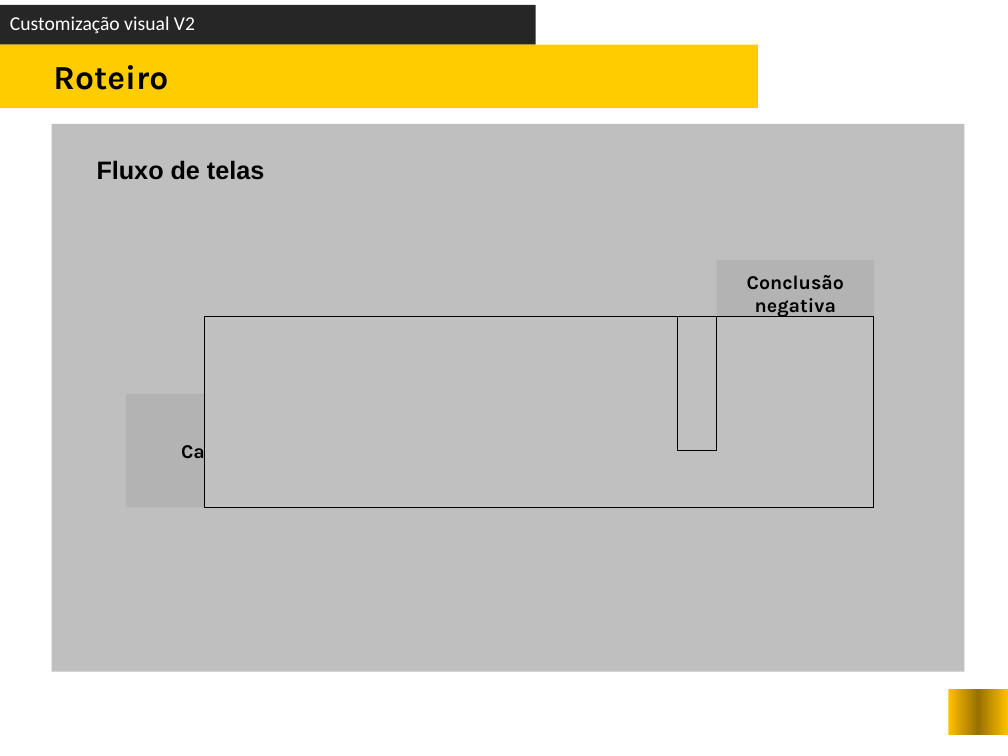
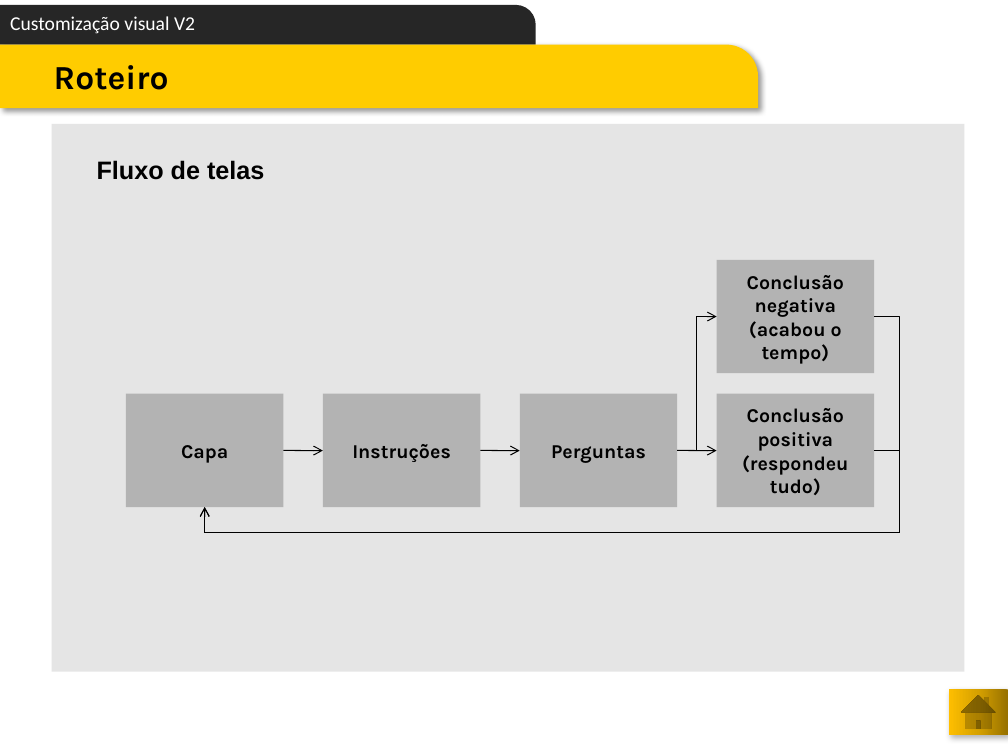
Before and after one commit to atheva/test-web-developer, a slide deck: slide 8 of spec/roteiro/TESTE - desenvolvedor web pleno.pptx. Drawn at 1008x756 pixels with LibreOffice and Linux fonts; fonts in the diff are those of the drawing; background and template pictures are left out. Boxes give left, top, right and bottom in pixels: in the first picture for what was removed or moved away, otherwise in the second. Text is boxed around its words. In the diff, an @@ line names an element or a change of style, - is before the commit and + after.

```diff
--- a/spec/roteiro/TESTE - desenvolvedor web pleno.pptx
+++ b/spec/roteiro/TESTE - desenvolvedor web pleno.pptx
@@ text "Customização visual V2" at (10, 16, 195, 34): indent changed; more space between paragraphs @@
@@ round rect at (0, 5, 535, 44): rectangle to round rect @@
@@ round rect at (0, 44, 758, 108): rectangle to round rect; shadow on @@
@@ text "Roteiro" at (54, 65, 169, 90): indent changed; more space between paragraphs @@
@@ rectangle at (51, 124, 965, 671): fill #BFBFBF to #BFBFBF at 40% opacity @@
@@ rectangle removed at (205, 317, 874, 507) @@
@@ elbow arrow added from (874, 317) to (205, 507), #000000 0.75 pt @@
@@ rectangle removed at (677, 317, 717, 451) @@
@@ elbow arrow added from (677, 451) to (717, 317), #000000 0.75 pt @@
@@ rectangle "Conclusão positiva (respondeu tudo)": place and size @@
-rectangle "Conclusão positiva (respondeu tudo)" at (747, 275, 844, 290)
+rectangle "Conclusão positiva (respondeu tudo)" at (717, 394, 874, 508)
@@ rectangle removed at (205, 451, 874, 507) @@
@@ elbow arrow added from (874, 451) to (205, 507), #000000 0.75 pt @@
@@ arrow added from (283, 451) to (323, 451), #000000 0.75 pt @@
@@ arrow added from (481, 451) to (520, 451), #000000 0.75 pt @@
@@ arrow added from (677, 451) to (717, 451), #000000 0.75 pt @@
@@ rectangle removed at (949, 689, 1008, 735) @@
@@ action button home added at (949, 689, 1008, 735), fill gradient #977200 to #D7A200 to #FFC000 @@
```
Also in this commit, not shown: 9 other slides changed, 1 other file.
